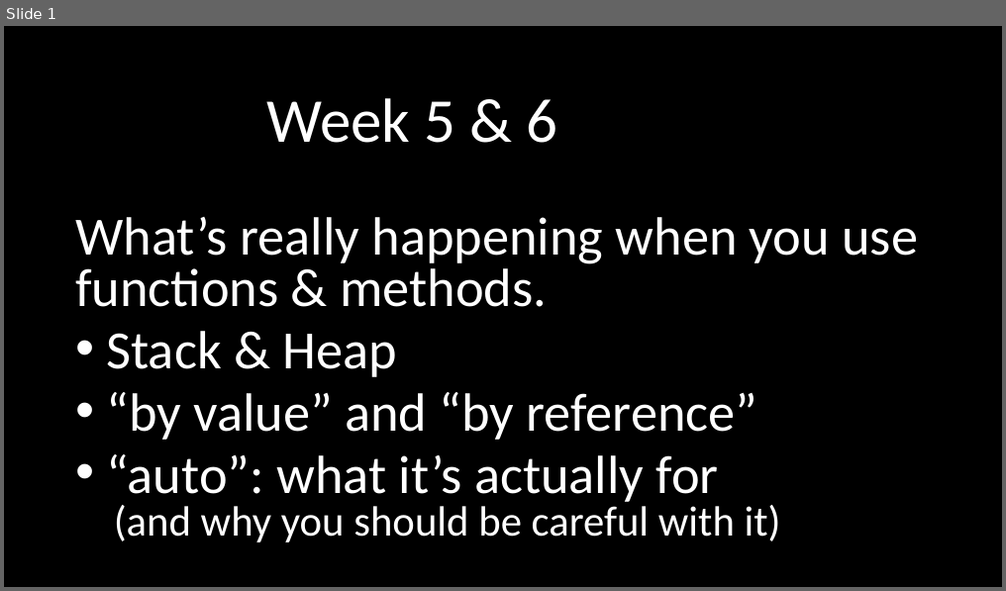
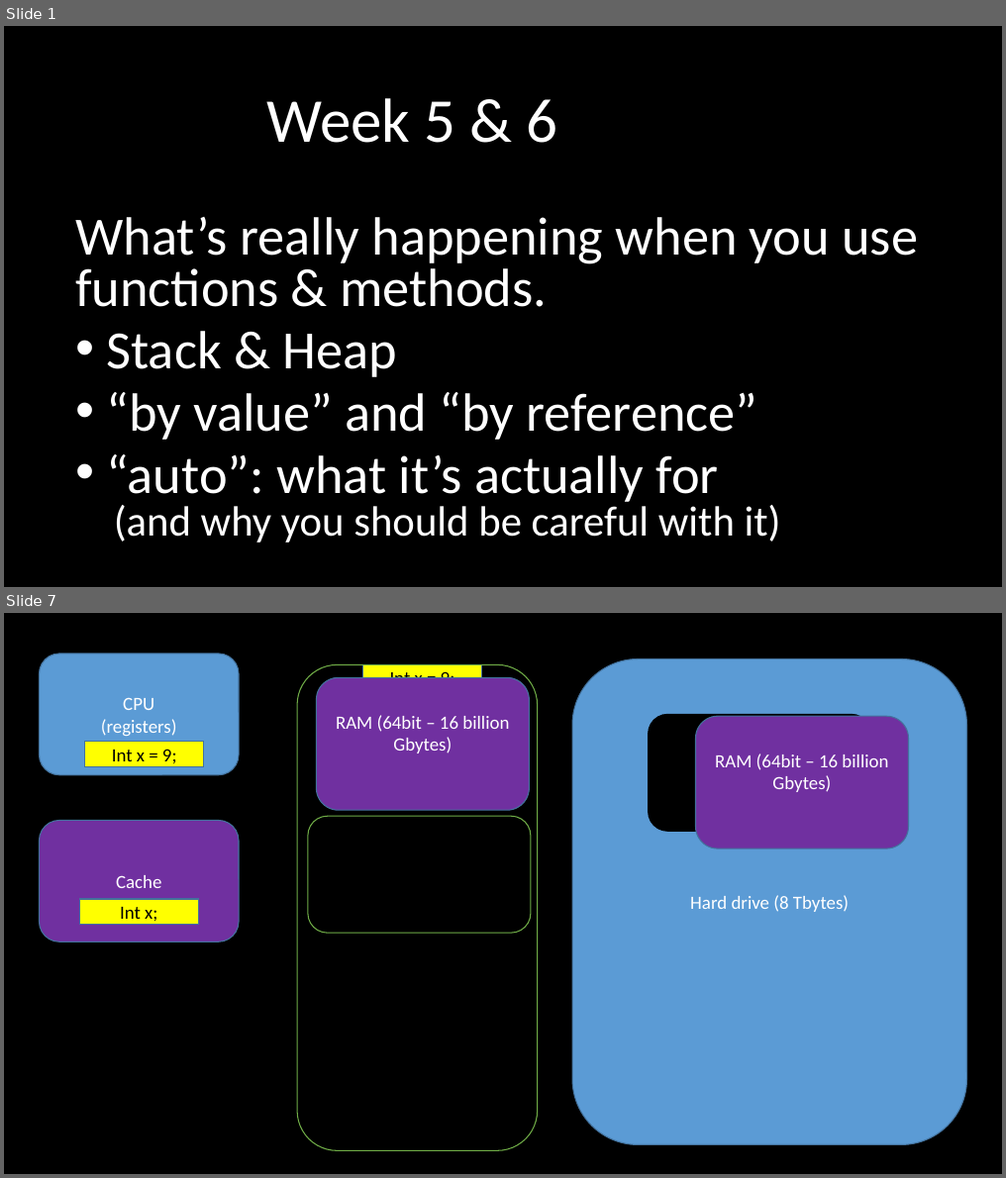
Before and after one commit to Valpz1130/1156_W2021, a slide deck: Day to Day/W05-6 (February 16+18)/W06_Functions_Methods_passing_returning.pptx. Shown one above the other, each under a label of ours: slide 1 before the commit, slides 1 and 7 after it; the slides between them are not shown. The pictures are 1006x591 and 1006x1178 pixels, drawn with LibreOffice and Linux fonts; fonts in the diff are those of the drawing. Boxes give left, top, right and bottom in pixels: in the first picture for what was removed or moved away, otherwise in the second. Text is boxed around its words. In the diff, an @@ line names an element or a change of style, - is before the commit and + after.

```diff
--- a/Day to Day/W05-6 (February 16+18)/W06_Functions_Methods_passing_returning.pptx
+++ b/Day to Day/W05-6 (February 16+18)/W06_Functions_Methods_passing_returning.pptx
@@ slide 7 added at (4,613,1002,1174), background #000000 @@
@@ rounded rectangle added at (40,654,239,774), fill #5B9BD5, outline #43739E 1 pt, 18 pt, text #FFFFFF @@
+CPU
+(registers)
@@ rounded rectangle added at (297,664,538,1151), outline #70AD47 1 pt @@
@@ rectangle added at (363,664,481,690), fill #FFFF00, outline #43739E 1 pt, 18 pt, text #000000 @@
+Int x = 9;
@@ rounded rectangle added at (572,659,966,1145), fill #5B9BD5, outline #43739E 1 pt, 18 pt, text #FFFFFF @@
+Hard drive (8 Tbytes)
@@ rounded rectangle added at (316,677,529,810), fill #7030A0, outline #43739E 1 pt, 18 pt, text #FFFFFF @@
+RAM (64bit – 16 billion Gbytes)
@@ rounded rectangle added at (648,714,871,831), fill #000000, outline #000000 1 pt @@
@@ rounded rectangle added at (696,716,908,849), fill #7030A0, outline #43739E 1 pt, 18 pt, text #FFFFFF @@
+RAM (64bit – 16 billion Gbytes)
@@ rectangle added at (85,742,203,767), fill #FFFF00, outline #43739E 1 pt, 18 pt, text #000000 @@
+Int x = 9;
@@ rounded rectangle added at (40,820,239,942), fill #7030A0, outline #43739E 1 pt, 18 pt, text #FFFFFF @@
+Cache
@@ rounded rectangle added at (308,816,531,933), outline #70AD47 1 pt @@
@@ rectangle added at (79,899,198,925), fill #FFFF00, outline #43739E 1 pt, 18 pt, text #000000 @@
+Int x;
```
Also in this commit, not shown: 5 other slides added, 4 other files.
